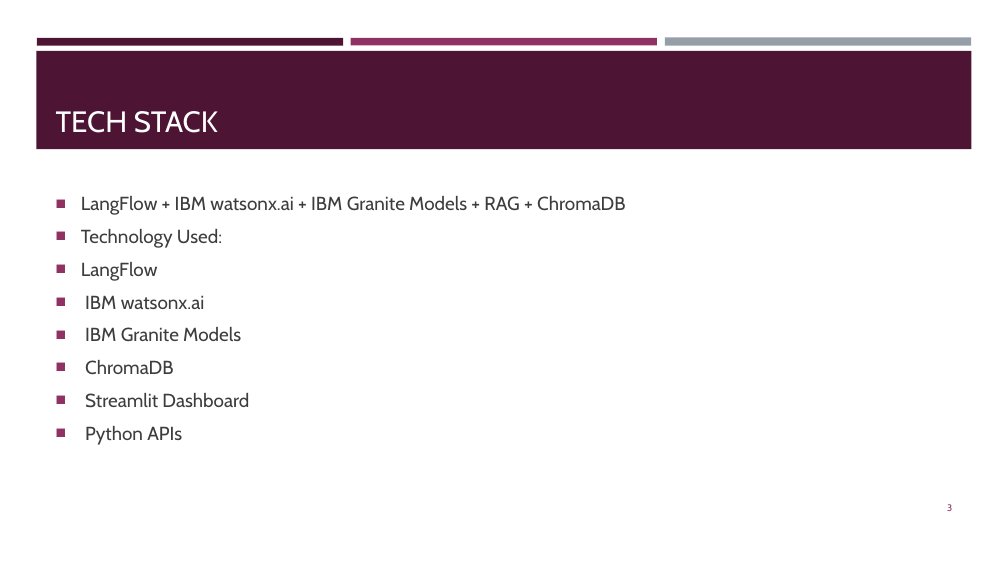
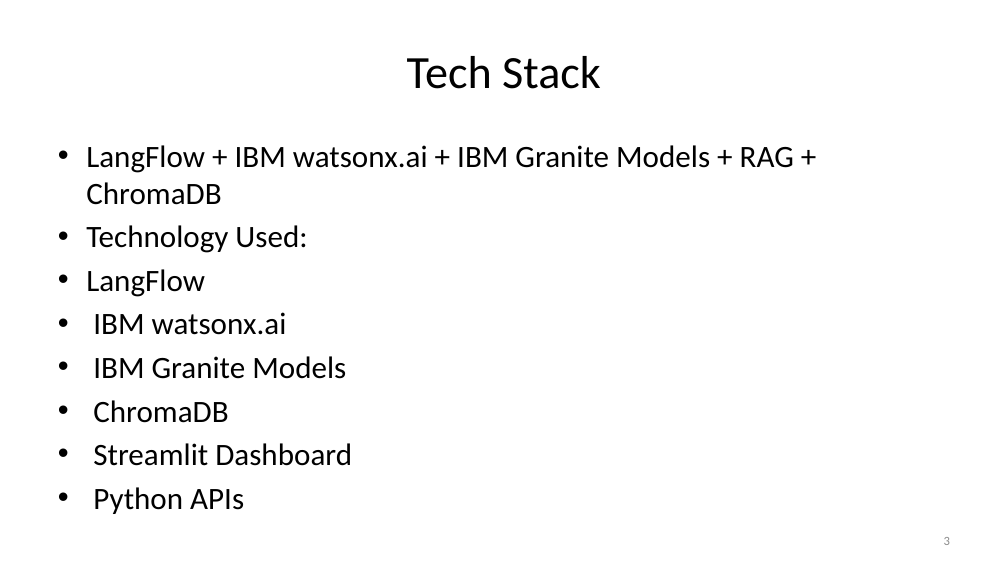
Before and after one commit to keyurbrahmbhatt-eng/social-media-agent-repo, a slide deck: slide 3 of KNB_Social_Media_Agent_Formatted_Presentation.pptx. Drawn at 1008x567 pixels with LibreOffice and Linux fonts; fonts in the diff are those of the drawing. Boxes give left, top, right and bottom in pixels: in the first picture for what was removed or moved away, otherwise in the second. Text is boxed around its words. In the diff, an @@ line names an element or a change of style, - is before the commit and + after.

```diff
--- a/KNB_Social_Media_Agent_Formatted_Presentation.pptx
+++ b/KNB_Social_Media_Agent_Formatted_Presentation.pptx
@@ title "Tech Stack" at (407,56,601,89): vertical alignment bottom to middle @@
@@ rectangle removed at (36,51,972,149) @@
@@ rectangle removed at (37,38,343,45) @@
@@ rectangle removed at (351,38,657,45) @@
@@ title at (407,56,601,89): text changed; size 28 to 44 pt; font Cabin to Calibri; text colour #FFFFFF to #000000 @@
-TECH STACK
+Tech Stack
@@ rectangle removed at (665,38,971,46) @@
@@ text "LangFlow + IBM watsonx.ai + ...": place and size @@
-text "LangFlow + IBM watsonx.ai + ..." at (81,196,625,445)
+text "LangFlow + IBM watsonx.ai + ..." at (86,145,794,514)
@@ text "LangFlow + IBM watsonx.ai + ..." at (86,145,794,514): size 18 to 29.6 pt, font Cabin to Calibri, text colour #3D3D3D to #000000; bullet ■ to •; less space between paragraphs; vertical alignment middle to top @@
@@ page number: place and size @@
-page number at (947,504,952,511)
+page number at (944,537,950,545)
@@ page number at (944,537,950,545): size 9 to 12 pt, font Cabin to Calibri, text colour #903163 to #8C8C8C @@
```
Also in this commit, not shown: 13 other slides changed.
